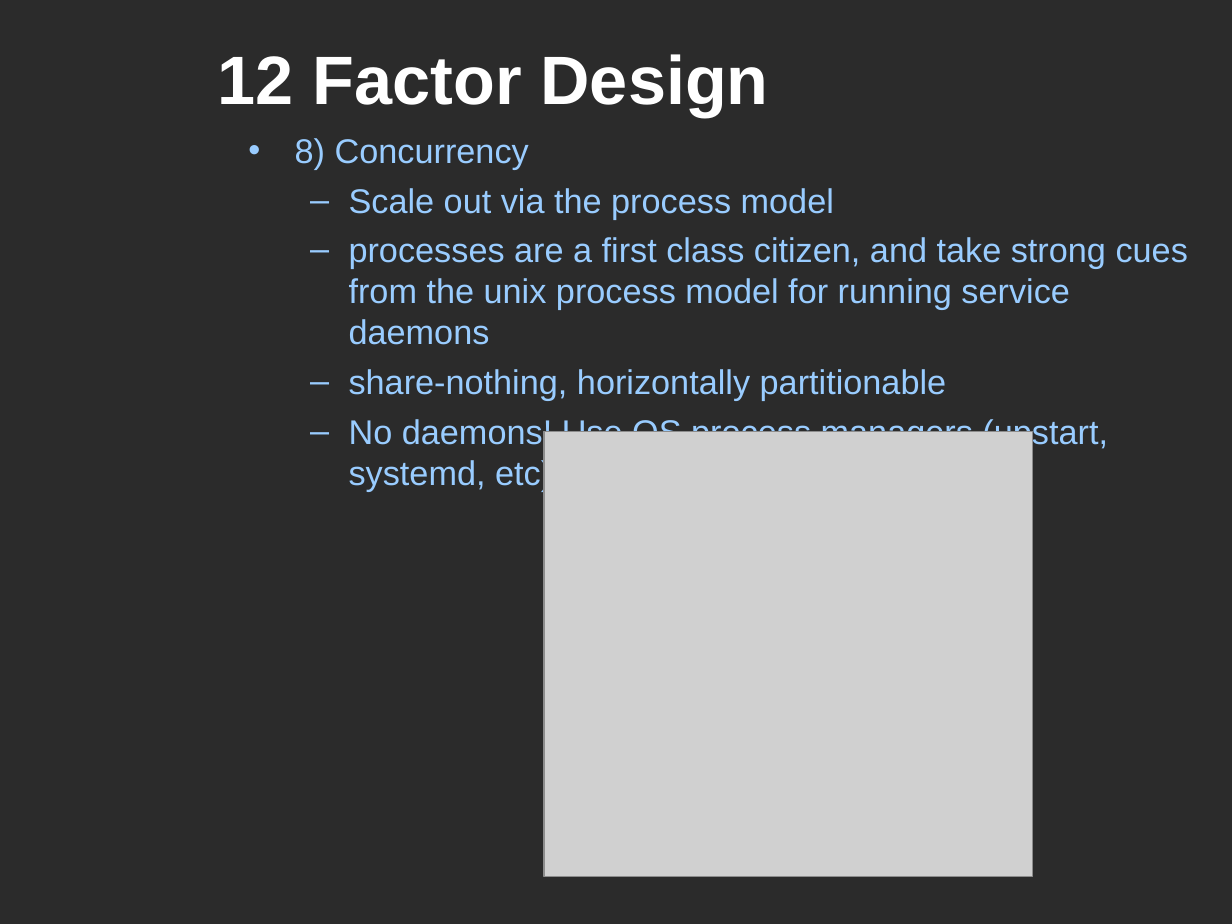
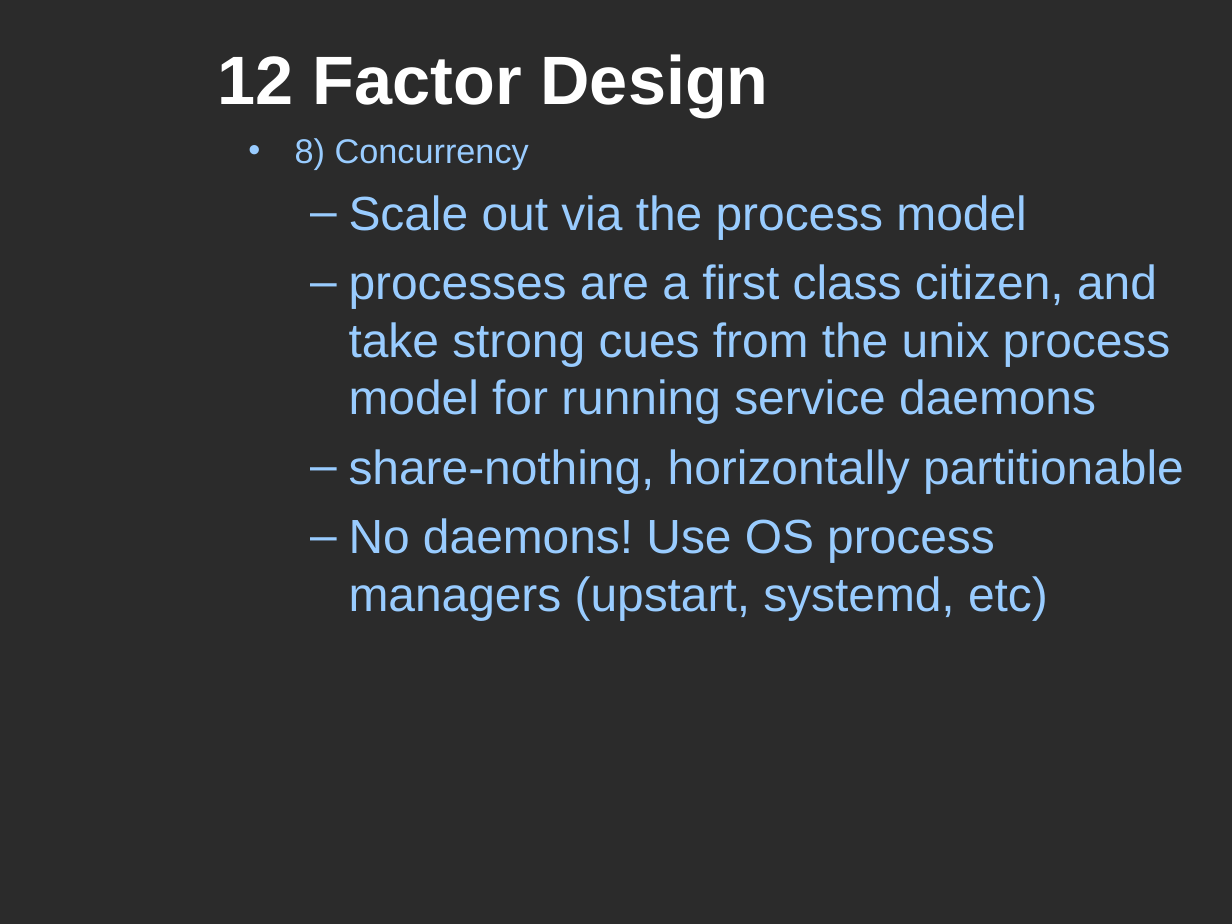
Before and after one commit to mars64/k8s-music-stack, a slide deck: slide 30 of MarcialWhite-Kubernetes101-www.SoFree.us-20170603.ppt (slide 19 before the commit). Drawn at 1232x924 pixels with LibreOffice and Linux fonts; fonts in the diff are those of the drawing; grey boxes stand for pictures; background and template pictures are left out; a plain dark background stands for a picture behind light text. Boxes give left, top, right and bottom in pixels: in the first picture for what was removed or moved away, otherwise in the second. Text is boxed around its words. In the diff, an @@ line names an element or a change of style, - is before the commit and + after.

```diff
--- a/MarcialWhite-Kubernetes101-www.SoFree.us-20170603.ppt
+++ b/MarcialWhite-Kubernetes101-www.SoFree.us-20170603.ppt
@@ text at <box>349,195,1184,620</box>: size 20 to 28 pt; more space between paragraphs @@
@@ picture removed at <box>545,431,1032,876</box> @@
```
Also in this commit, not shown: 16 other slides changed, 17 slides added, 1 other file.
